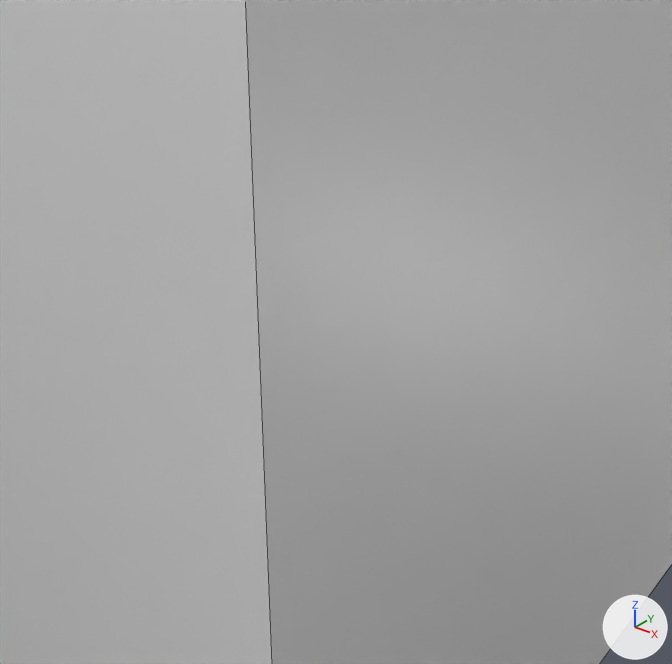
A saved change to the Blender file DirectXGame/Resources/levels/untitled.blend.
Both versions are drawn from a camera (50 mm lens) standing at (1.79, -2.24, 16.41) and looking at (-0.01, 0.01, 15.02). The axes (+X, +Y, +Z) are drawn at lower right. The lights are the same throughout. Mesh edges are drawn as thin lines.
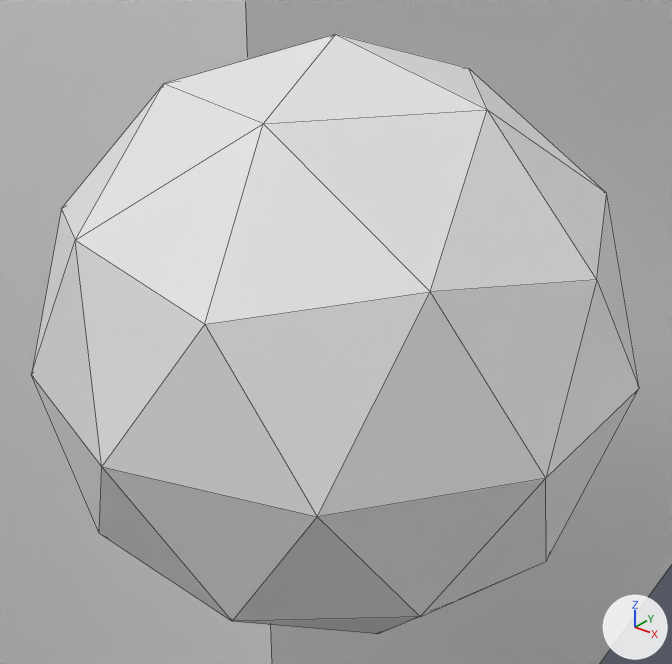
Location of each change, (x1, y1, x2, y2) in pixels of the pictures (672 x 664 px):
'ICO球', added: after (32, 34, 639, 634)
'Cube.003', unchanged, covered by the edit: (0, 0, 672, 664) in both

Patch to the scene script:
```diff
--- a/DirectXGame/Resources/levels/untitled.blend.py
+++ b/DirectXGame/Resources/levels/untitled.blend.py
@@ me_ico球 @@
+me_ico球.from_pydata(...)  # an icosphere of 80 faces spanning x -0.95..0.95, y -1.0..1.0, z -1.0..1.0
@@ ob_ico球 @@
+ob_ico球 = bpy.data.objects.new('ICO球', me_ico球)
+ob_ico球.location = (0.0, 0.0, 15.0)
```
